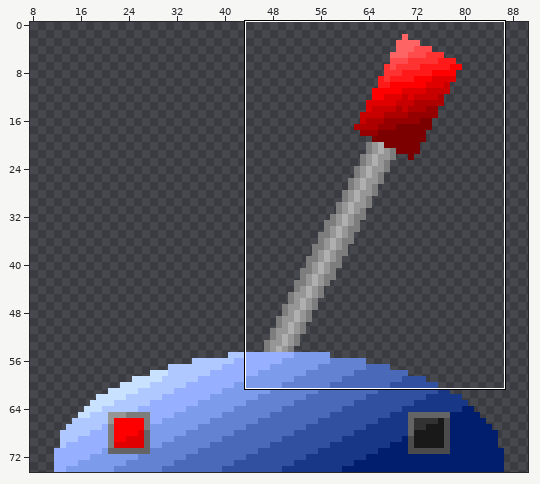
Two states of a sprite sheet, CGR/Assets/TempArt/Buttons and Levers/Lever4.png. The first picture is a wide view before the edit; the outline marks the close-up.
Close-up. Earlier state:
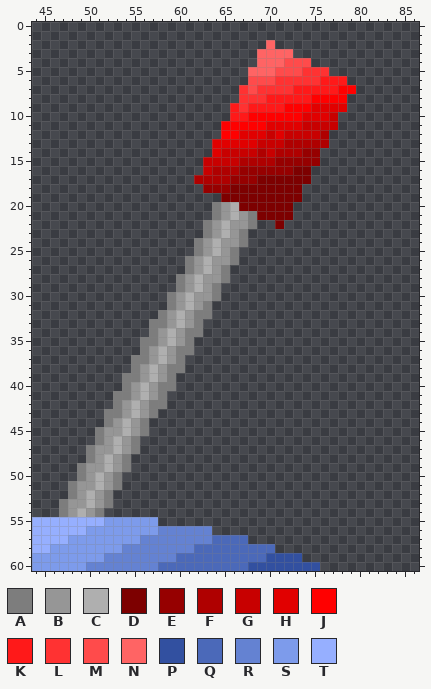
The file is 100x75 pixels. Shown: x 44..86, y 0..60. The wide view leaves out empty margins.
Palette (. is transparent): A #7d7d7d  B #969696  C #afafaf  D #7d0000  E #960000  F #af0000  G #c80000  H #e10000  J #ff0000  K #ff1919  L #ff3232  M #ff4b4b  N #ff6464  P #3250a0  Q #4b69b9  R #6482d2  S #7d9beb  T #96afff
Pixels before (only the part around the change), first column x 44:
 0 ...........................................
 1 ...........................................
 2 ..........................N................
 3 .........................NNNN..............
 4 .........................NNNMMM............
 5 ........................NNNMMMLLL..........
 6 ........................MMMLLLLLKKK........
 7 .......................LMLLLLKKKKKJJ.......
 8 .......................LLLKKKKKJJJJ........
 9 ......................KLKKKKJJJHHHH........
10 ......................KKJJJJJJHHHG.........
11 .....................JJJJJHHHHGGGG.........
12 .....................JJHHHGHGGGGF..........
13 ....................HHHHHGGGFFFFF..........
14 ....................HGGGGFGFFFEE...........
15 ...................GGGGFFFFEEEEE...........
16 ...................GFFFEEEEEEDD............
17 ..................FFFFEEEDDDDDD............
18 ...................EEEDDDDDDDD.............
19 .....................DDDDDDDDD.............
20 ....................ABCDDDDDD..............
21 ....................ABCBADDDD..............
22 ...................ABCBBA..D...............
23 ...................ABCBA...................
24 ..................ABCBBA...................
25 ..................ABCBA....................
26 .................ABCBBA....................
27 .................ABCBA.....................
28 ................ABCBBA.....................
29 ................ABCBA......................
30 ...............ABCBBA......................
31 ...............ABCBA.......................
32 ..............ABCBAA.......................
33 .............AABCBA........................
34 .............ABCBAA........................
35 ............AABCBA.........................
36 ............ABCBAA.........................
37 ...........AABCBA..........................
38 ...........ABCBAA..........................
39 ..........AABCBA...........................
40 ..........ABCBAA...........................
41 .........AABCBA............................
42 .........ABCBAA............................
43 ........AABCBA.............................
44 ........ABCBA..............................
45 .......ABBCBA..............................
46 .......ABCBA...............................
47 ......ABBCBA...............................
48 ......ABCBA................................
49 .....ABBCBA................................
50 .....ABCBA.................................
51 ....ABBCBA.................................
52 ....ABCBA..................................
53 ...ABBCBA..................................
54 ...ABCBA...................................
55 TTTTTTTTSSSSSS.............................
56 TTTTTTSSSSSSSSRRRRRR.......................
57 TTTTSSSSSSSSRRRRRRRRQQQQ...................
After the commit:
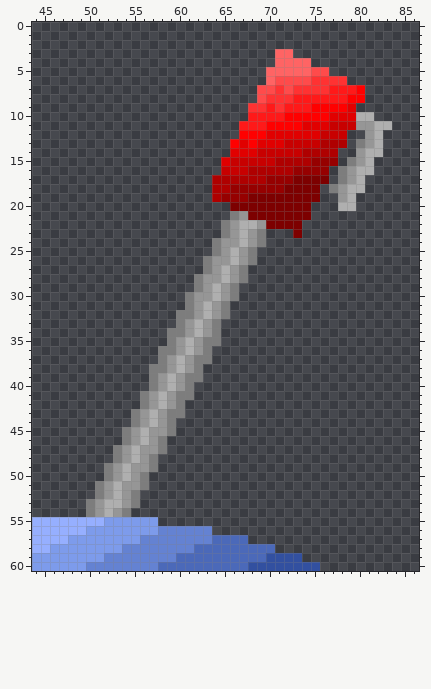
Edits made:
y 2: x 70 N -> .
y 3: x 69..70 NN -> ..
y 4: x 69..70 NN -> ..; x 72..74 MMM -> NNN
y 5: x 68..69 NN -> ..; x 71..76 MMMLLL -> NNNNMM
y 6: x 68..74 MMMLLLL -> ..NMMMM; x 76..78 KKK -> LLL
y 7: x 67..70 LMLL -> ..MM; x 72..76 LKKKK -> MLLLL; x 78..80 JJ. -> KKJ
y 8: x 67..72 LLLKKK -> ..MLLL; x 75..80 JJJJ.. -> KKKKJJ
y 9: x 66..69 KLKK -> ..LL; x 71..79 KJJJHHHH. -> LKKKJJJJH
y 10: x 66..71 KKJJJJ -> ..KKKK; x 74..81 HHHG.... -> JJJHHHCC
y 11: x 65..76 JJJJJHHHHGGG -> ..KKKJJJJHHH; x 78..83 ...... -> GGBBCC
y 12: x 65..70 JJHHHG -> ..JJJH; x 72..78 GGGGF.. -> HHHHGGG; x 81..82 .. -> BC
y 13: x 64..66 HHH -> ..J; x 68..75 HGGGFFFF -> JHHHGGGG; x 77..78 .. -> FF; x 80..82 ... -> ABC
y 14: x 64..69 HGGGGF -> ..HHHG; x 71..77 FFFEE.. -> GGGFFFF; x 80..82 ... -> BCC
y 15: x 63..65 GGG -> ..H; x 67..74 FFFFEEEE -> GGGGFFFF; x 76..77 .. -> EE; x 79..81 ... -> ABC
y 16: x 63..76 GFFFEEEEEEDD.. -> ..GGGFFFFFEEEE; x 78..81 .... -> ABCC
y 17: x 62..63 FF -> ..; x 66..72 EEEDDDD -> FFFFEEE; x 75..76 .. -> DD; x 78..80 ... -> ABC
y 18: x 63..71 EEEDDDDDD -> .FFEEEEEE; x 74..75 .. -> DD; x 77..80 .... -> ABCC
y 19: x 64..67 .DDD -> FEEE; x 74..75 .. -> DD; x 78..79 .. -> BC
y 20: x 64..66 ABC -> ..D; x 73..74 .. -> DD; x 78..79 .. -> CC
y 21: x 64..66 ABC -> ..A; x 68 A -> D; x 73..74 .. -> DD
y 22: x 63..65 ABC -> ..A; x 67..70 BA.. -> CCBD; x 72..73 .. -> DD
y 23: x 63..65 ABC -> ..A; x 67..69 A.. -> CBA; x 73 . -> D
y 24: x 62..64 ABC -> ..A; x 67..69 A.. -> CBA
y 25: x 62..64 ABC -> ..A; x 66..68 A.. -> CBA
y 26: x 61..63 ABC -> ..A; x 66..68 A.. -> CBA
y 27: x 61..63 ABC -> ..A; x 65..67 A.. -> CBA
y 28: x 60..62 ABC -> ..A; x 65..67 A.. -> CBA
y 29: x 60..62 ABC -> ..A; x 64..66 A.. -> CBA
y 30: x 59..61 ABC -> ..A; x 64..66 A.. -> CBA
y 31: x 59..61 ABC -> ..A; x 63..65 A.. -> CBA
y 32: x 58..65 ABCBAA.. -> ..AABCBA
y 33: x 57..60 AABC -> ...A; x 62..64 A.. -> CBA
y 34: x 57..64 ABCBAA.. -> ..AABCBA
y 35: x 56..59 AABC -> ...A; x 61..64 A... -> CBAA
y 36: x 56..63 ABCBAA.. -> ..AABCBA
y 37: x 55..58 AABC -> ...A; x 60..63 A... -> CBAA
y 38: x 55..62 ABCBAA.. -> ..AABCBA
y 39: x 54..57 AABC -> ...A; x 59..62 A... -> CBAA
y 40: x 54..61 ABCBAA.. -> ...ABCBA
y 41: x 53..56 AABC -> ...A; x 58..61 A... -> CBAA
y 42: x 53..60 ABCBAA.. -> ...ABCBA
y 43: x 52..55 AABC -> ...A; x 57..60 A... -> CBAA
y 44: x 52..59 ABCBA... -> ...ABCBA
y 45: x 51..54 ABBC -> ...A; x 56..59 A... -> CBBA
y 46: x 51..58 ABCBA... -> ...ABCBA
y 47: x 50..53 ABBC -> ...A; x 55..58 A... -> CBBA
y 48: x 50..57 ABCBA... -> ...ABCBA
y 49: x 49..52 ABBC -> ...A; x 54..57 A... -> CBBA
y 50: x 49..56 ABCBA... -> ...ABCBA
y 51: x 48..51 ABBC -> ...A; x 53..56 A... -> CBBA
y 52: x 48..55 ABCBA... -> ...ABCBA
y 53: x 47..50 ABBC -> ...A; x 52..55 A... -> CCBA
y 54: x 47..54 ABCBA... -> ...ABCBA
Pixel boxes of the changes (left, top, right, bottom) in both close-ups:
changed: (59, 40, 392, 517)
